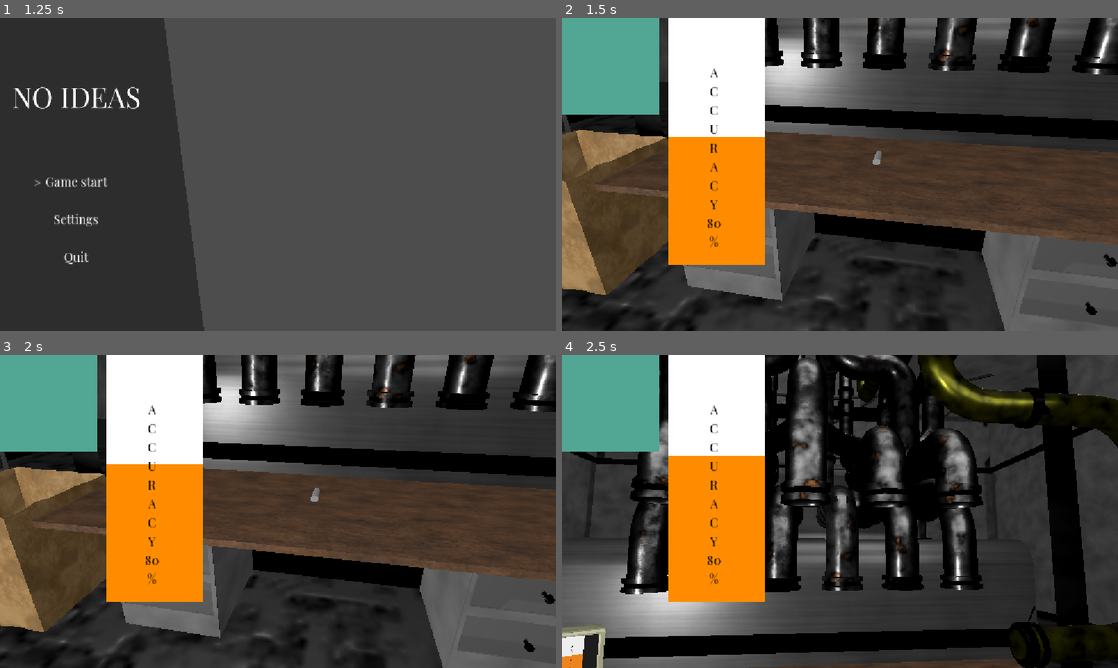
Above: before the commit, frames 1-4 (two rows, left to right).
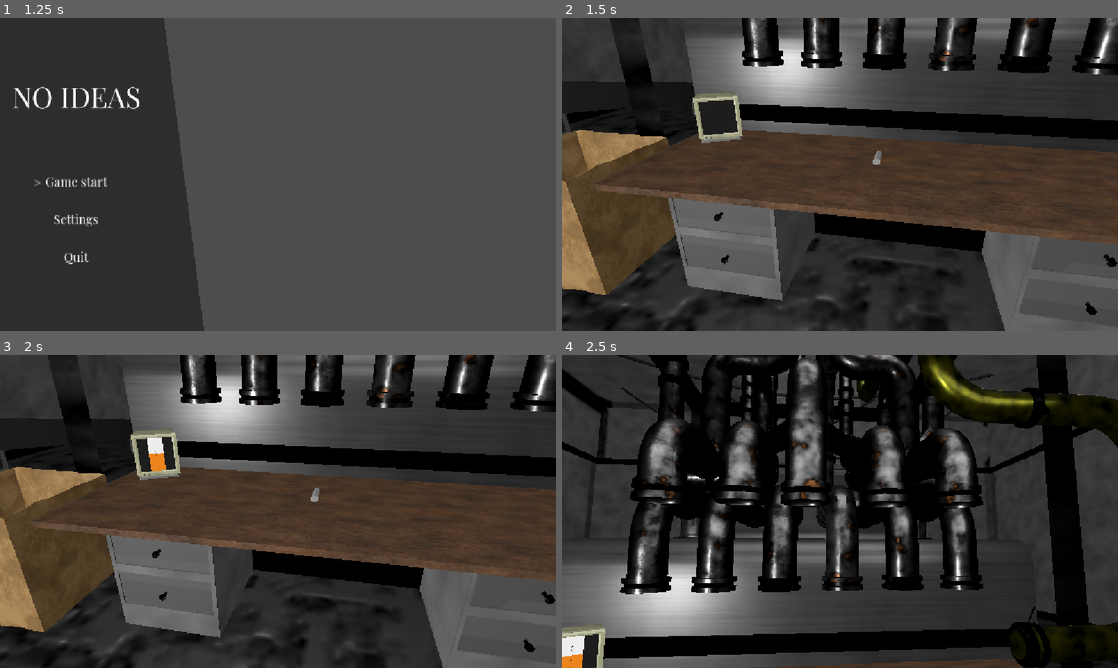
Above: after the commit, the same moments.

Repository: PortalGolem/BrackeysGameJam20262
Game: Godot game, scene res://Scenes/Menus/MainMenu.tscn
Same seed, same stepped clock (60 frames per second), same inputs: the game is played once before the commit and once after it.
Inputs (mouse positions are in pixels of both pictures, inside the frame that each line leads up to):
- Up to frame 1 (1.25 s): tap Enter at 0.5 s; move the mouse to (400, 158) at 0.52 s; hold Right (ui_right) from 0.53 s (still down); click (400, 158) at 0.6 s; right-click (400, 158) at 0.8 s
- Up to frame 2 (1.5 s): tap Z (ui_confirm) at 1.25 s; move the mouse to (728, 190) at 1.27 s; release Right (ui_right) at 1.28 s; hold Down (ui_down) from 1.28 s (still down); right-click (728, 190) at 1.35 s
- Up to frame 3 (2 s): keep holding Down (ui_down); tap Z (ui_confirm) at 1.55 s
- Up to frame 4 (2.5 s): move the mouse to (895, 442) at 2.02 s; release Down (ui_down) at 2.03 s; hold Right (ui_right) from 2.03 s (still down); tap Z (ui_confirm) at 2.1 s; click (895, 442) at 2.3 s

Frame 1 is identical in both runs. In frame 2, 19% of the frame differs, in the area x 0-37%, y 0-79%; in frame 3, 19%; in frame 4, 19%.

Commit message:
fixed a ton of item bugs

Diff:
--- a/Objects/item.tscn
+++ b/Objects/item.tscn
@@ -5,11 +5,14 @@
 [node name="Item" type="AnimatableBody3D" unique_id=1259799028]
 sync_to_physics = false
 script = ExtResource("1_4ofof")
-tablePlane = Plane(0, 1, 0, 0.25)
-boundsTopLeft = Vector2(-4.589, 2.186)
-boundsBottomRight = Vector2(4.589, -1.5)
+tablePlane = Plane(0, 1, 0, 1.721)
+boundsTopLeft = Vector2(-5.5, 2.037)
+boundsBottomRight = Vector2(5.5, -1.721)
 backboardHeight = 4.0
 backboardTilt = 30.0
+boundsLeftExtention = 2.0
+boundsRightExtention = 2.0
+grabbedOffset = 0.3
 
 [connection signal="mouse_entered" from="." to="." method="_on_mouse_entered"]
 [connection signal="mouse_exited" from="." to="." method="_on_mouse_exited"]
--- a/Scenes/TableSpace.tscn
+++ b/Scenes/TableSpace.tscn
@@ -31,9 +31,6 @@
 [ext_resource type="PackedScene" uid="uid://bcwcgq08jeqv7" path="res://Assets/Scenes/table_desk.tscn" id="29_cd4vf"]
 [ext_resource type="PackedScene" uid="uid://ceiwv563g50j7" path="res://Scenes/Menus/AccuracyMeter.tscn" id="30_dyeg5"]
 
-[sub_resource type="BoxMesh" id="BoxMesh_37okk"]
-size = Vector3(9.214111, 0.34521484, 4.4733887)
-
 [sub_resource type="ProceduralSkyMaterial" id="ProceduralSkyMaterial_u057j"]
 
 [sub_resource type="Sky" id="Sky_ila21"]
@@ -61,13 +58,6 @@
 material = SubResource("StandardMaterial3D_0kq5l")
 
 [node name="TableSpace" type="Node3D" unique_id=1361018379]
-
-[node name="Table" type="Node3D" parent="." unique_id=1377402160]
-
-[node name="MeshInstance3D" type="MeshInstance3D" parent="Table" unique_id=1324002984]
-transform = Transform3D(1, 0, 0, 0, 1, 0, 0, 0, 1, 0.0055185556, -0.03144008, 0.016375065)
-visible = false
-mesh = SubResource("BoxMesh_37okk")
 
 [node name="WorldEnvironment" type="WorldEnvironment" parent="." unique_id=378084259]
 environment = SubResource("Environment_37okk")
@@ -262,21 +252,11 @@
 
 [node name="AccuracyMeter" parent="SubViewport" unique_id=1817966563 instance=ExtResource("30_dyeg5")]
 
-[node name="SubViewport_Control#CenterContainer" type="CenterContainer" parent="." unique_id=1799107017]
-anchors_preset = 15
-anchor_right = 1.0
-anchor_bottom = 1.0
-grow_horizontal = 2
-grow_vertical = 2
-
-[node name="SubViewport_Control_CenterContainer#ColorRect" type="ColorRect" parent="." unique_id=994402417]
-custom_minimum_size = Vector2(200, 200)
-color = Color(0.31873888, 0.6543046, 0.5801795, 1)
-
 [node name="TableDesk" parent="." unique_id=1343893694 instance=ExtResource("29_cd4vf")]
 transform = Transform3D(0.7399998, 0, 8.940697e-07, 0, 0.74, 0, -8.940697e-07, 0, 0.7399998, -0.061618328, 0.23818827, -8.252304)
 
-[node name="AccuracyMeter" parent="." unique_id=2010723835 instance=ExtResource("30_dyeg5")]
+[node name="MeasuringStick" type="Node3D" parent="." unique_id=1163212658]
+transform = Transform3D(1, 0, 0, 0, 1, 0, 0, 0, 1, 5.804122, 1.7207493, 2.0296788)
 
 [connection signal="timeout" from="SystemManager/CylenderSpawner/Timer" to="SystemManager/CylenderSpawner" method="_on_timer_timeout"]
 [connection signal="timeout" from="SystemManager/CylenderSpawner/Timer2" to="SystemManager/CylenderSpawner" method="_on_timer_2_timeout"]
--- a/scripts/Items/item.gd
+++ b/scripts/Items/item.gd
@@ -18,6 +18,9 @@
 @export var boundsBottomRight:Vector2
 @export var backboardHeight:float
 @export var backboardTilt:float
+@export var boundsLeftExtention:float
+@export var boundsRightExtention:float
+@export var grabbedOffset:float
 var trueYpos:float
 var isFirstGrab := true
 var actualAngleAdjustment
@@ -29,27 +32,36 @@
 	# Mouse in viewport coordinates.
 	if event is InputEventMouseMotion:
 		var camera = get_viewport().get_camera_3d()
-		var newPosition:Vector3 = find_point_on_plane_with_ray(tablePlane, camera.project_ray_origin(event.position), camera.project_ray_normal(event.position))
-		var otherNewPosition:Vector3 = find_point_on_plane_with_ray(Plane(Vector3(boundsBottomRight.x, tablePlane.d, boundsBottomRight.y),
+		var newPositionGoal = tablePlane.intersects_ray( camera.project_ray_origin(event.position), camera.project_ray_normal(event.position))
+		var newPosition:Vector3
+		if newPositionGoal != null:
+			newPosition = newPositionGoal
+		else:
+			newPosition = Vector3.INF
+		var otherNewPositionGoal = Plane(Vector3(boundsBottomRight.x, tablePlane.d, boundsBottomRight.y),
 				Vector3(-boundsBottomRight.x, tablePlane.d, boundsBottomRight.y),
-				Vector3(boundsBottomRight.x, tablePlane.d - 1, boundsBottomRight.y - actualAngleAdjustment)),
+				Vector3(boundsBottomRight.x, tablePlane.d - 1, boundsBottomRight.y - actualAngleAdjustment)).intersects_ray(
 				camera.project_ray_origin(event.position), camera.project_ray_normal(event.position))
+		var otherNewPosition:Vector3
+		if otherNewPositionGoal != null:
+			otherNewPosition = otherNewPositionGoal
+		else:
+			otherNewPosition = Vector3.INF
+
+		if (newPosition == Vector3.INF and otherNewPosition == Vector3.INF):
+			return
+
 		if newPosition.distance_to(camera.position) < otherNewPosition.distance_to(camera.position):
 			var delta:Vector3
-			if not usedBackboard:
-				delta = newPosition - lastMousePosition
-			else:
-				delta = Vector3(newPosition.x - lastMousePosition.x, 0, lastMousePosition.z)
+			delta = newPosition - lastMousePosition
 			lastMousePosition = Vector3(newPosition.x, 0, newPosition.z)
 			movementInput += Vector2(delta.x, delta.z)
 			usedBackboard = false
 		else:
 			otherNewPosition = Vector3(otherNewPosition.x, 0, -otherNewPosition.y)
 			var delta:Vector3
-			if not usedBackboard:
-				delta = otherNewPosition - Vector3(lastMousePosition.x, 0, -lastMousePosition.y)
-			else:
-				delta = otherNewPosition - lastMousePosition
+
+			delta = otherNewPosition - lastMousePosition
 			lastMousePosition = Vector3(otherNewPosition.x, 0, otherNewPosition.z)
 			movementInput += Vector2(delta.x, delta.z)
 			usedBackboard = true
@@ -74,13 +86,14 @@
 		inspectObject.emit()
 	if grabbed:
 		positionFlat += movementInput
-		positionFlat = Vector2(positionFlat.x,clamp(positionFlat.y, boundsBottomRight.y - backboardHeight, boundsTopLeft.y))
-		global_position.x = clamp(positionFlat.x, boundsTopLeft.x, boundsBottomRight.x)
-		global_position.z = max(positionFlat.y, boundsBottomRight.y)
+		var tempPositionFlat = Vector2(clamp(positionFlat.x, boundsTopLeft.x - boundsLeftExtention, boundsBottomRight.x + boundsRightExtention) ,clamp(positionFlat.y, boundsBottomRight.y - backboardHeight, boundsTopLeft.y))
+		global_position.x = tempPositionFlat.x
+		global_position.z = max(tempPositionFlat.y, boundsBottomRight.y)
 		global_position.y = trueYpos
 		if (positionFlat.y < boundsBottomRight.y):
-			global_position.y -= positionFlat.y - boundsBottomRight.y
-			global_position.z -= (positionFlat.y - boundsBottomRight.y) * actualAngleAdjustment
+			global_position.y -= tempPositionFlat.y - boundsBottomRight.y
+			global_position.z -= (tempPositionFlat.y - boundsBottomRight.y) * actualAngleAdjustment
+		global_position.y += grabbedOffset
 		distanceMovedThusFar += movementInput.length()
 		if Input.is_action_just_released("m_left"):
 			dropItem()
@@ -90,6 +103,7 @@
 func dropItem():
 	grabbed = false
 	global_position.y = trueYpos
+	global_position.x = clamp(positionFlat.x, boundsTopLeft.x, boundsBottomRight.x)
 	positionFlat = Vector2(global_position.x, global_position.z)
 	if distanceMovedThusFar > minimumMoveDistance:
 		dropObject.emit(self)
@@ -101,12 +115,3 @@
 
 func _on_mouse_exited() -> void:
 	itemTouched = false
-
-func find_point_on_plane_with_ray(plane:Plane, rayOrigin, rayDirection):
-	var planeOrigin = plane.normal * plane.d
-	var denom = plane.normal.dot(rayDirection)
-	if denom != 0:
-		var Hd = (planeOrigin - rayOrigin).dot(plane.normal) / denom
-		return Hd * rayDirection + rayOrigin
-	else:
-		return 0
